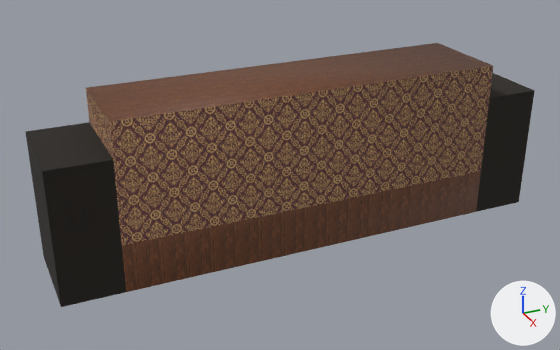
An edit to the Blender file assets-source/rooms/corridor/blend/corridor_high.blend, drawn before and after from the same camera.
Before and after are seen from a 50 mm lens placed at (13.41, -6.43, 8.03), pointed at (0.01, -0.4, 1.32). Arrows for +X, +Y and +Z are at lower right; the lights stay in place. The older version comes first.

The first picture shows 'corridor_bake_backing', 'corridor_high'.
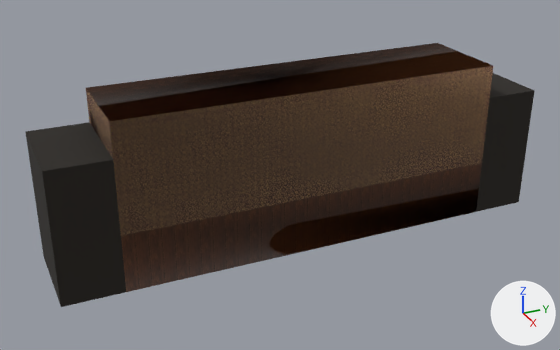
Changed parts and their boxes [x1, y1, x2, y2] in the pictures (560 x 350 px):
part 1 of me_corridor_high, surface changed (darker)
    both: [86, 66, 493, 292]

Edits to the bpy script that builds the scene:
```text
Change me_corridor_high:
    used by ob_corridor_high; location = (0.0, 0.0, 0.0)
    remove me_corridor_high.from_pydata(...)  # 5622 vertices, 6185 faces; spans x -1.0..1.0, y -4.0..4.0, z 0.0..3.4
    add me_corridor_high.from_pydata(...)  # 6718 vertices, 7175 faces; spans x -1.0..1.0, y -4.0..4.0, z 0.0..3.4
    me_corridor_high part 1: 127 kept faces spanning x -1.0..1.0, y -4.0..4.0, z 0.0..3.4 get new texture (UV) coordinates
    edits to the shape of me_corridor_high do not show in these pictures
    remove me_corridor_high.materials.append(mat_corridor_wax)  # beige #e7d7b8
    remove me_corridor_high.materials.append(mat_corridor_flame)  # beige #ffce81, glowing beige #ffce81
```
